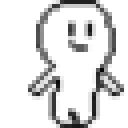
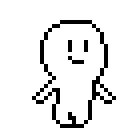
Before/after of a 128px x 128px layered artwork. What changed in the layer stack:
painted on "レイヤー 3" over (x1=28, y1=0, x2=124, y2=128)
